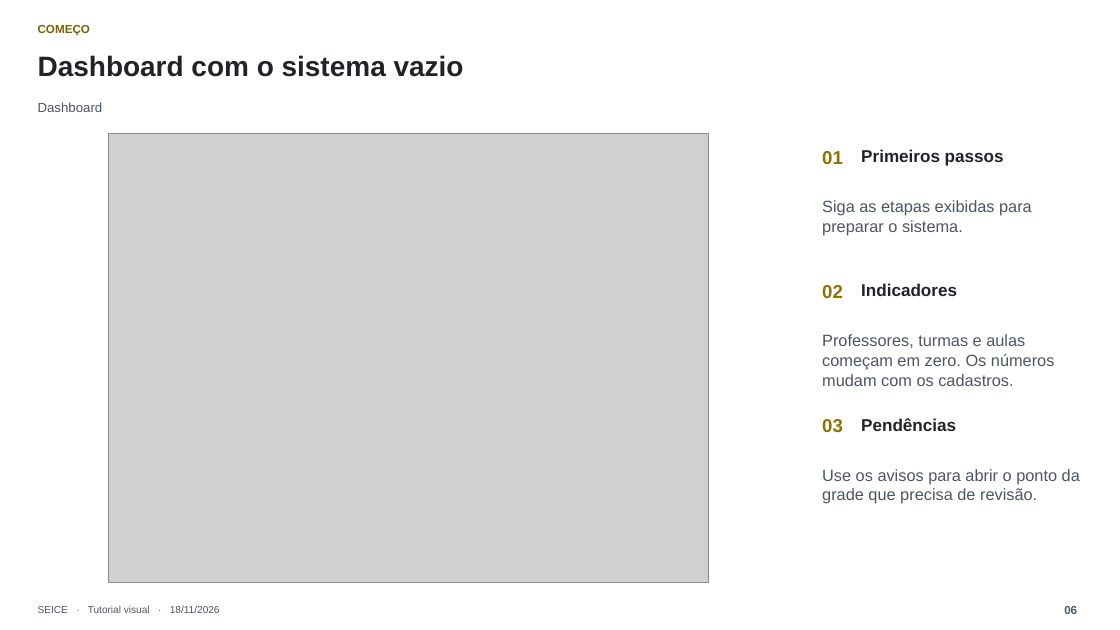
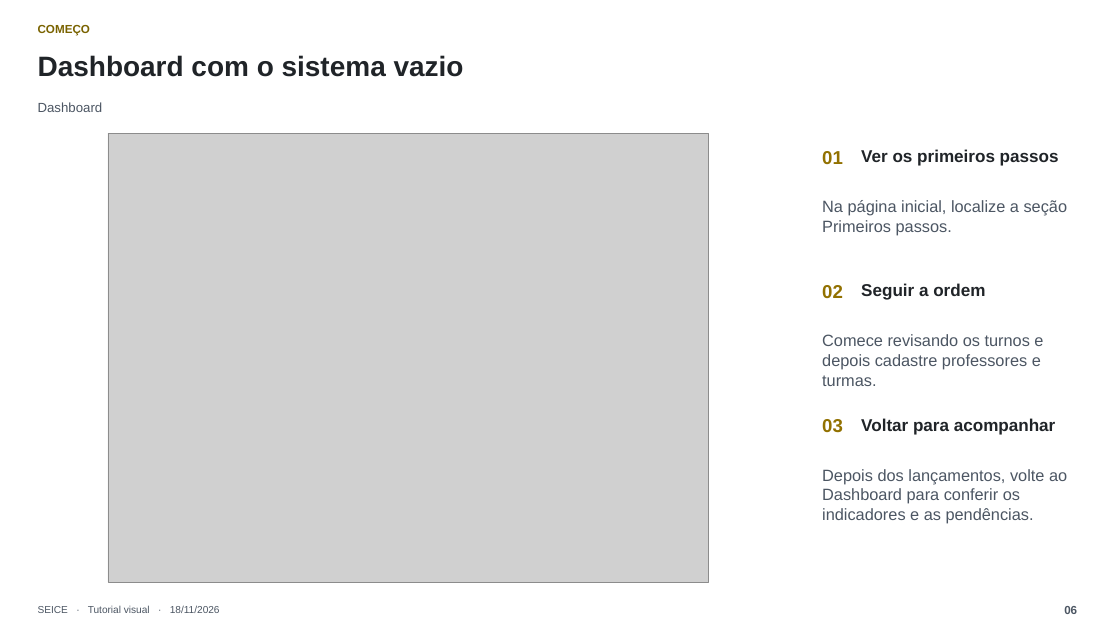
Before and after one commit to joaodorast/seice-horarios, a slide deck: slide 6 of docs/tutorial/SEICE-Tutorial-Completo-2026-11-18.pptx. Drawn at 1120x630 pixels with LibreOffice and Linux fonts; fonts in the diff are those of the drawing; grey boxes stand for pictures. Boxes give left, top, right and bottom in pixels: in the first picture for what was removed or moved away, otherwise in the second. Text is boxed around its words. In the diff, an @@ line names an element or a change of style, - is before the commit and + after.

Commit message:
docs(tutorial): focar PowerPoint no desktop com passos mais claros

```diff
--- a/docs/tutorial/SEICE-Tutorial-Completo-2026-11-18.pptx
+++ b/docs/tutorial/SEICE-Tutorial-Completo-2026-11-18.pptx
@@ text at (x1=861, y1=149, x2=1059, y2=166): text changed @@
-Primeiros passos
+Ver os primeiros passos
@@ text at (x1=822, y1=200, x2=1068, y2=236): text changed @@
-Siga as etapas exibidas para preparar o sistema.
+Na página inicial, localize a seção Primeiros passos.
@@ text at (x1=861, y1=283, x2=985, y2=300): text changed @@
-Indicadores
+Seguir a ordem
@@ text at (x1=822, y1=334, x2=1043, y2=386): text changed @@
-Professores, turmas e aulas começam em zero. Os números mudam com os cadastros.
+Comece revisando os turnos e depois cadastre professores e turmas.
@@ text at (x1=861, y1=418, x2=1056, y2=435): text changed @@
-Pendências
+Voltar para acompanhar
@@ text at (x1=822, y1=469, x2=1067, y2=524): text changed @@
-Use os avisos para abrir o ponto da grade que precisa de revisão.
+Depois dos lançamentos, volte ao Dashboard para conferir os indicadores e as pendências.
```
Also in this commit, not shown: 28 other slides changed, 1 slide removed.
